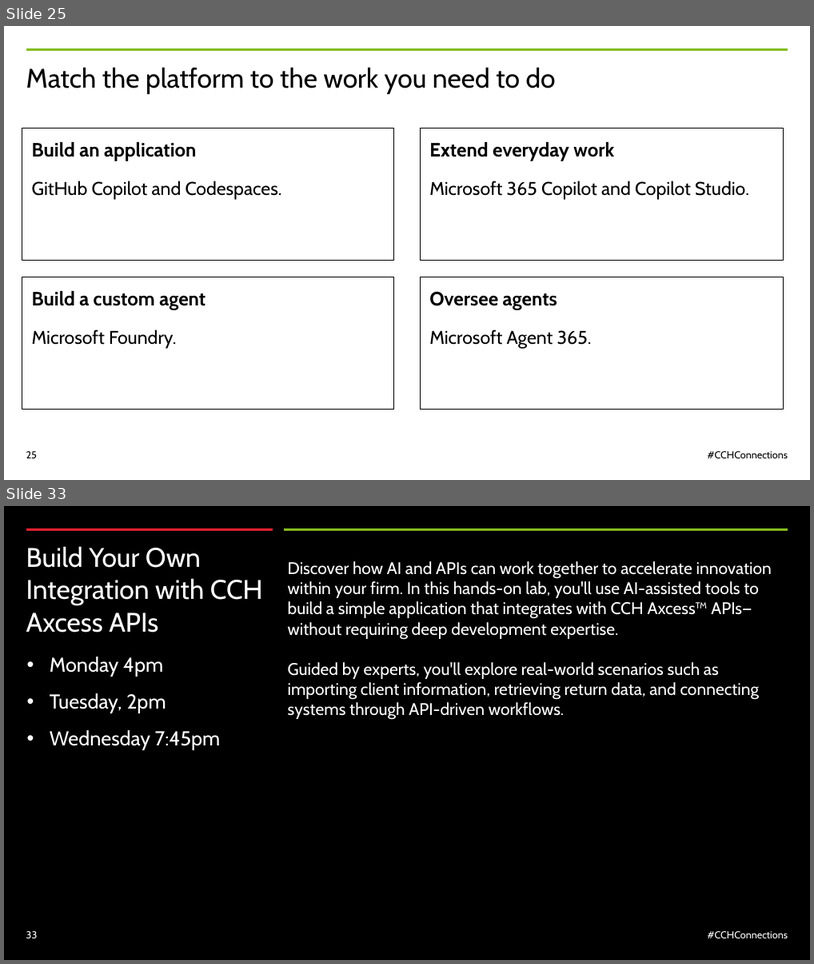
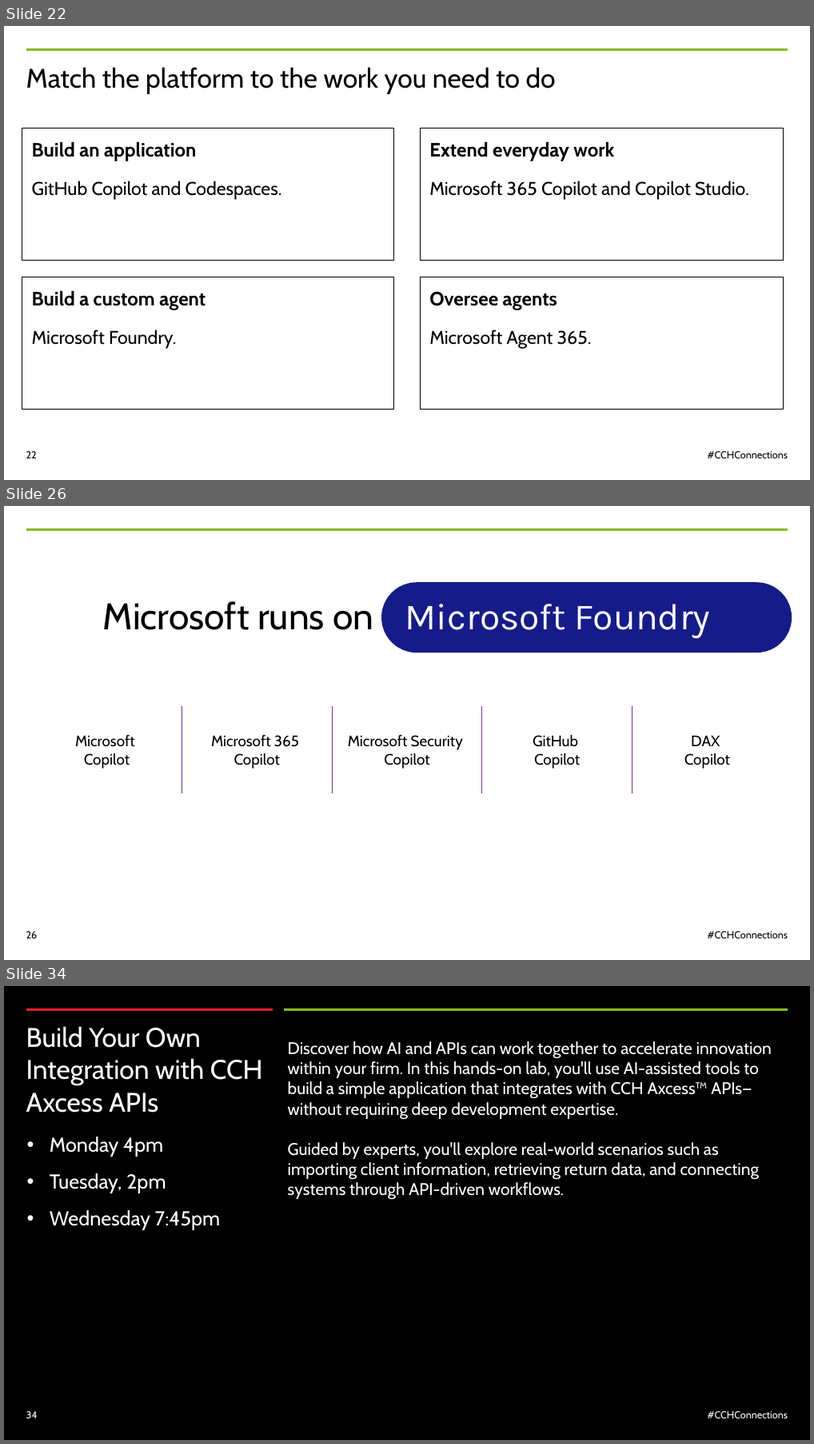
Before and after one commit to nathandyck/wk-tax-api, a slide deck: presentation/CCH-Connections-2026-WK-template.pptx. Shown one above the other, each under a label of ours: slides 25 and 33 before the commit, slides 22, 26 and 34 after it; the slides between them are not shown. The pictures are 814x964 and 814x1444 pixels, drawn with LibreOffice and Linux fonts; fonts in the diff are those of the drawing. Boxes give left, top, right and bottom in pixels: in the first picture for what was removed or moved away, otherwise in the second. Text is boxed around its words. In the diff, an @@ line names an element or a change of style, - is before the commit and + after.

```diff
--- a/presentation/CCH-Connections-2026-WK-template.pptx
+++ b/presentation/CCH-Connections-2026-WK-template.pptx
@@ slide 26 added at box(4, 506, 810, 960), background #FFFFFF; not listed: 1 template element that a slide beside it also shows @@
@@ text added at box(103, 601, 710, 638), 44 pt, text #FFFFFF @@
+Microsoft runs on Microsoft Foundry
@@ rounded rectangle added at box(382, 582, 792, 652), fill #161B8A @@
@@ freeform shape added at box(182, 706, 182, 793), outline #7030A0 1 pt @@
@@ freeform shape added at box(332, 706, 332, 793), outline #7030A0 1 pt @@
@@ freeform shape added at box(482, 706, 482, 793), outline #7030A0 1 pt @@
@@ freeform shape added at box(633, 706, 633, 793), outline #7030A0 1 pt @@
@@ text added at box(75, 735, 135, 768), 18 pt, text #000000 @@
+Microsoft
+Copilot
@@ text added at box(211, 735, 299, 768), 18 pt, text #000000 @@
+Microsoft 365
+Copilot
@@ text added at box(348, 735, 463, 768), 18 pt, text #000000 @@
+Microsoft Security
+Copilot
@@ text added at box(533, 734, 580, 768), 18 pt, text #000000 @@
+GitHub
+Copilot
@@ text added at box(685, 735, 730, 768), 18 pt, text #000000 @@
+DAX
+Copilot
@@ page number added at box(26, 931, 38, 938), 12 pt, text #000000 @@
+26
@@ text added at box(708, 931, 788, 938), 12 pt, text #000000 @@
+#CCHConnections
@@ what was slide 25 is now slide 22 @@
@@ page number at box(26, 451, 37, 458): text changed @@
-25
+22
@@ what was slide 33 is now slide 34 @@
@@ page number at box(26, 1411, 38, 1418): text changed @@
-33
+34
```
Also in this commit, not shown: 5 slides changed, 9 other slides added, 13 slides removed.
